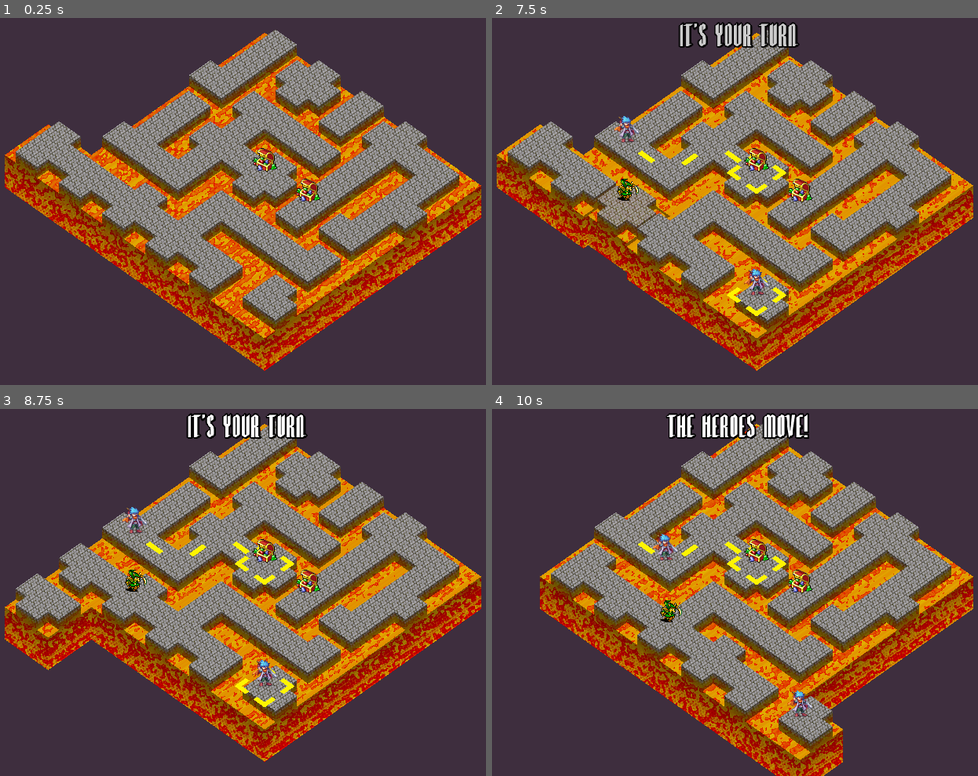
Above: before the commit, frames 1-4 (two rows, left to right).
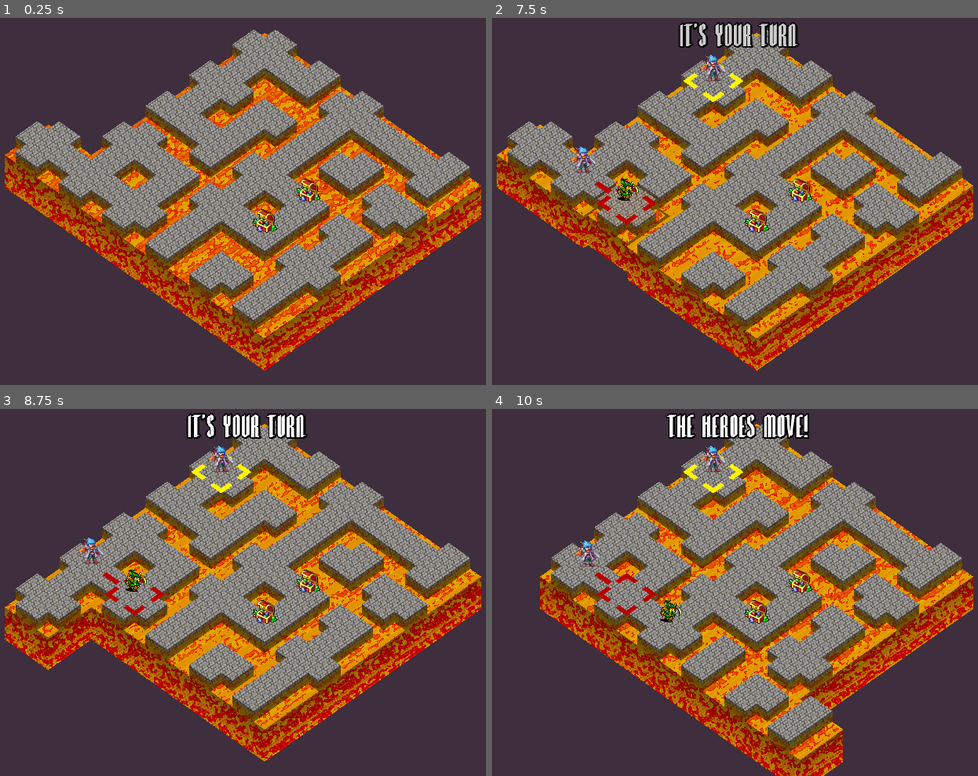
Above: after the commit, the same moments.

Repository: Maxic/magicmaze
Game: Godot game, scene res://main.tscn
Same seed, same stepped clock (60 frames per second), same inputs: the game is played once before the commit and once after it.
Inputs (mouse positions are in pixels of both pictures, inside the frame that each line leads up to):
- Up to frame 1 (0.25 s): no input
- Up to frame 2 (7.5 s): move the mouse to (875, 183) at 0.52 s; hold Right (move_indicator_right) 0.53-1.28 s; tap Space (accept_indicator) at 0.6, 3.6, 6.6 s; move the mouse to (613, 219) at 1.27 s; hold Left (move_indicator_left) 1.28-2.03 s; click (613, 219) at 1.35 s; move the mouse to (798, 120) at 2.02 s; hold Right (move_indicator_right) 2.03-3.53 s; tap Up (turn_indicator_clockwise) at 2.1, 5.1 s; move the mouse to (705, 274) at 2.77 s; tap Down (turn_indicator_counterclockwise) at 2.85, 5.85 s; move the mouse to (924, 256) at 3.52 s; hold Left (move_indicator_left) 3.53-5.78 s; move the mouse to (550, 146) at 4.27 s; click (550, 146) at 4.35 s; move the mouse to (769, 201) at 5.02 s; move the mouse to (642, 109) at 5.77 s; hold Right (move_indicator_right) from 5.78 s (still down); move the mouse to (875, 183) at 6.52 s; move the mouse to (613, 219) at 7.27 s; click (613, 219) at 7.35 s
- Up to frame 3 (8.75 s): move the mouse to (306, 511) at 8.02 s; release Right (move_indicator_right) at 8.03 s; hold Left (move_indicator_left) from 8.03 s (still down); tap Up (turn_indicator_clockwise) at 8.1 s
- Up to frame 4 (10 s): move the mouse to (705, 665) at 8.77 s; tap Down (turn_indicator_counterclockwise) at 8.85 s; move the mouse to (924, 647) at 9.52 s; release Left (move_indicator_left) at 9.53 s; hold Right (move_indicator_right) from 9.53 s (still down); tap Space (accept_indicator) at 9.6 s

The runs differ from the first frame. In frame 1, 12% of the frame differs, in the area x 3-97%, y 3-86%; in frame 2, 13%, in the area x 3-97%, y 4-86%; in frame 3, 13%; in frame 4, 13%.

Commit message:
Possible WIP commit, refactoring recalculate path

Diff:
--- a/scripts/game_logic.gd
+++ b/scripts/game_logic.gd
@@ -116,9 +116,9 @@
 			# Calculate new paths again with new grid
 			remove_move_indicator_paths()
 			for hero in hero_array:
-				var paths = Pathfinder.find_all_paths(hero.vec_pos, Grid.update_grid()).duplicate()
+				#var paths = Pathfinder.find_all_paths(hero.vec_pos, Grid.update_grid()).duplicate()
 				#hero.pick_best_path(paths)
-				hero.recalculate_best_path(paths)
+				hero.recalculate_best_path()
 				hero.display_path()
 			end_hero_action_phase = false
 			current_phase = phase.HERO_ACTION
@@ -180,8 +180,8 @@
 	randomize()
 	var seed_int = randi()
 	print("Seed: " + str(seed_int))
-	#seed(3409368046)
-	seed(seed_int)
+	seed(1584114861)
+	#seed(seed_int)
 
 func check_for_player_death():
 	if hp == 0 and not dead:
--- a/scripts/hero.gd
+++ b/scripts/hero.gd
@@ -108,7 +108,19 @@
 		self.remaining_path = [Vector2(self.x, self.y)]
 		self.current_intent = intent.NOTHING
 
-func recalculate_best_path(paths):
+func recalculate_best_path():
+	var possible_path = []
+
+	for step_i in remaining_path.size()-1:
+		var current_step = remaining_path[step_i]
+		var next_step = remaining_path[step_i+1]
+		if Pathfinder.tiles_are_connected(current_step, next_step, Grid.update_grid()):
+			possible_path.append(remaining_path[step_i])
+		else:
+			remaining_path = possible_path.duplicate()
+			return
+
+func recalculate_best_path_old(paths):
 	var possible_path = []
 	var step_index = 0
 	var step_possible
--- a/scripts/pathfinder.gd
+++ b/scripts/pathfinder.gd
@@ -84,9 +84,7 @@
 			return []
 
 	# initial fill of the dict
-	for row in grid:
-		for tile in row:
-			visited_tiles[tile.vec_pos] = false
+	initialize_visited_tiles(grid)
 
 	while current_tile != null or junction_dict.size() > 0:
 		var neighbour_arr = []
@@ -108,7 +106,7 @@
 
 		# Find all tiles we can move towards
 		if neighbour_arr == []:
-			neighbour_arr = find_all_neighbours(current_tile.x, current_tile.y, grid)
+			neighbour_arr = find_all_neighbours(Vector2(current_tile.x, current_tile.y), grid)
 
 		# With 0 neighbours stop and save current path
 		if neighbour_arr.size() == 0:
@@ -142,7 +140,9 @@
 			current_tile = next_tile
 	return paths_arr
 
-func find_all_neighbours(x, y, grid):
+func find_all_neighbours(pos, grid):
+	var x = pos.x
+	var y = pos.y
 	var valid_neighbour_arr = []
 	var tile = grid[y][x]
 
@@ -169,6 +169,20 @@
 
 	return valid_neighbour_arr
 
+func tiles_are_connected(tile_1, tile_2, grid):
+	initialize_visited_tiles(grid)
+	var open_tiles = find_all_neighbours(tile_1, grid)
+	for tile in open_tiles:
+		if tile_2 == tile:
+			return true
+	return false
+
+func initialize_visited_tiles(grid):
+	# initial fill of the dict
+	for row in grid:
+		for tile in row:
+			visited_tiles[tile.vec_pos] = false
+
 func reset():
 	current_path = []
 	paths_arr = []
